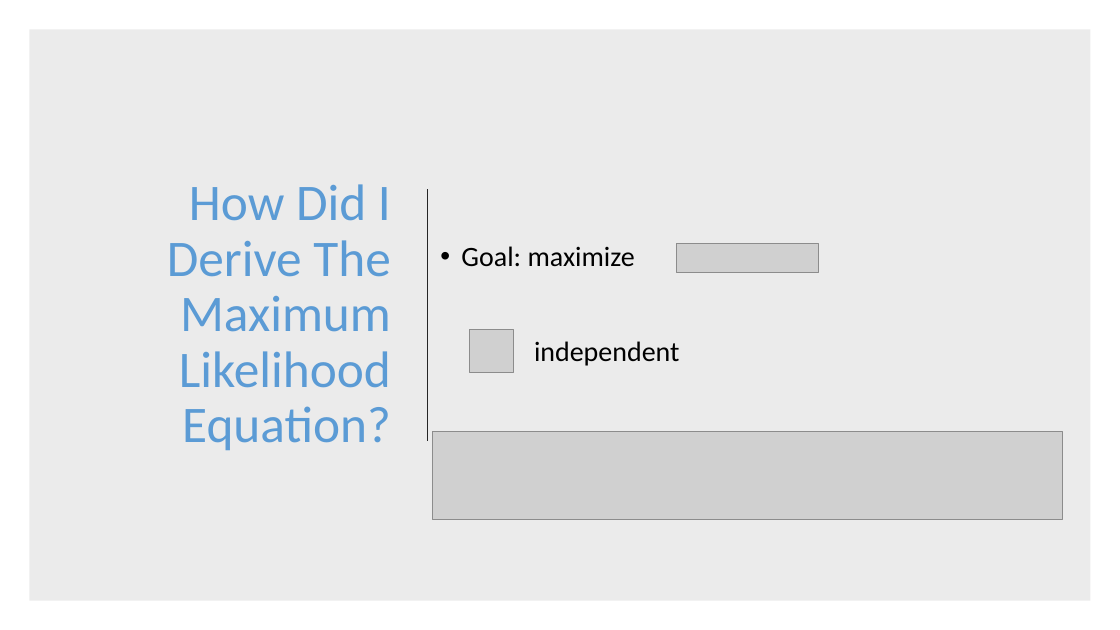
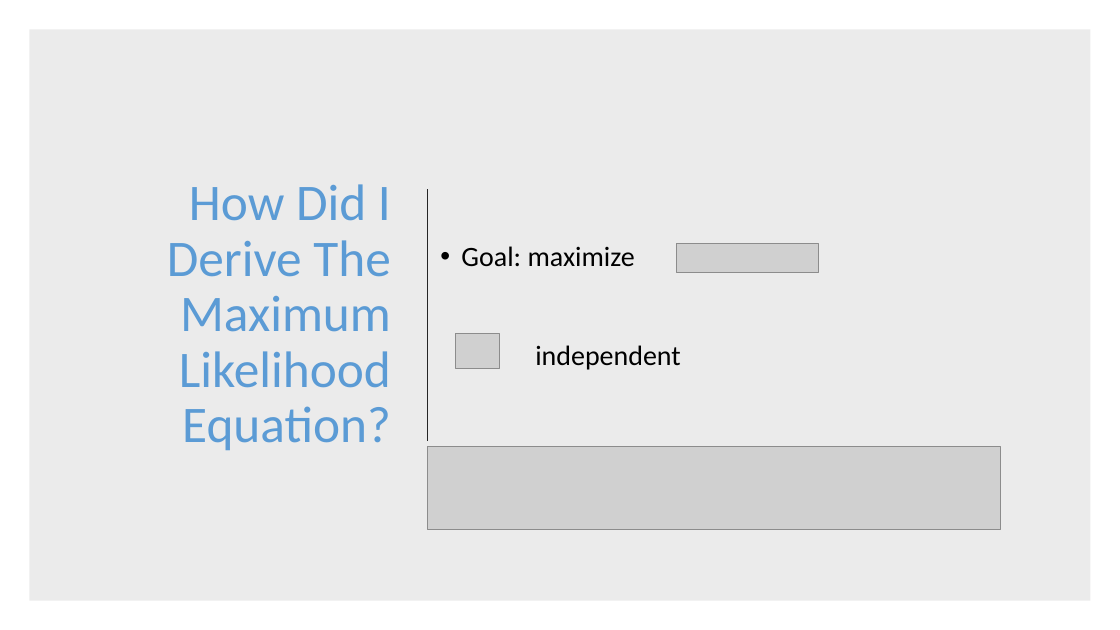
Before and after one commit to ndorilas2014/RMTProject, a slide deck: slide 19 of Presentation(RMT).pptx (slide 18 before the commit). Drawn at 1120x630 pixels with LibreOffice and Linux fonts; fonts in the diff are those of the drawing; grey boxes stand for pictures. Boxes give left, top, right and bottom in pixels: in the first picture for what was removed or moved away, otherwise in the second. Text is boxed around its words. In the diff, an @@ line names an element or a change of style, - is before the commit and + after.

```diff
--- a/Presentation(RMT).pptx
+++ b/Presentation(RMT).pptx
@@ picture removed at (470,329,513,373) @@
@@ picture added at (455,334,499,368) @@
@@ text "independent": place and size @@
-text "independent" at (534,341,679,366)
+text "independent" at (535,345,680,370)
@@ picture: place and size @@
-picture at (432,432,1062,520)
+picture at (428,447,1001,530)
```
Also in this commit, not shown: 8 other slides changed, 10 slides added, 3 slides removed, 36 other files.
